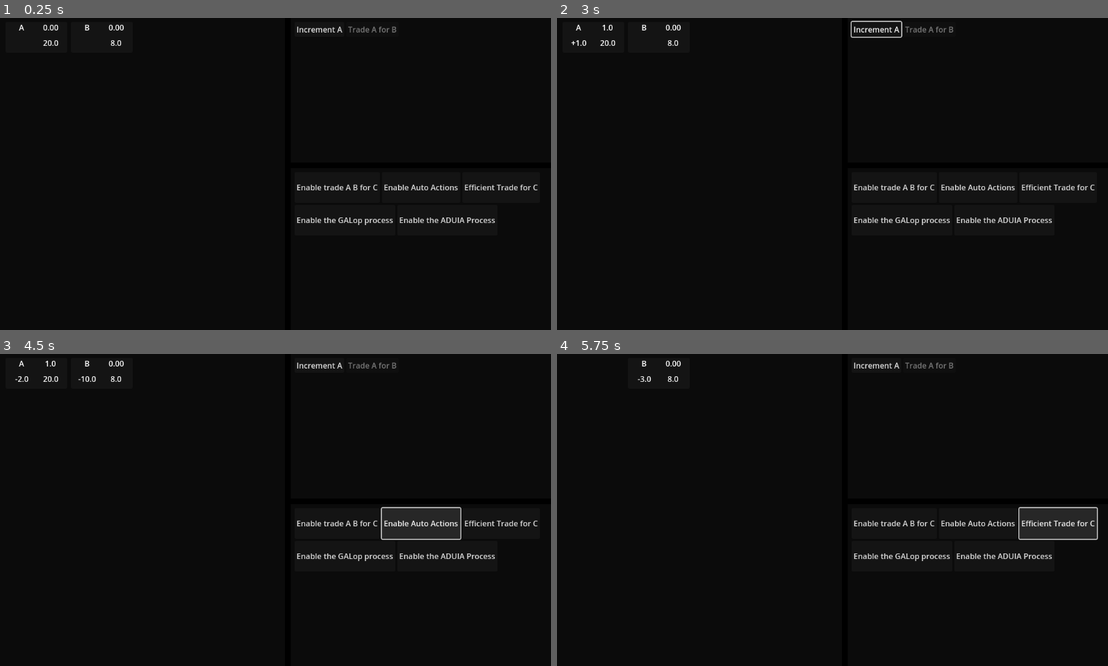
Above: before the commit, frames 1-4 (two rows, left to right).
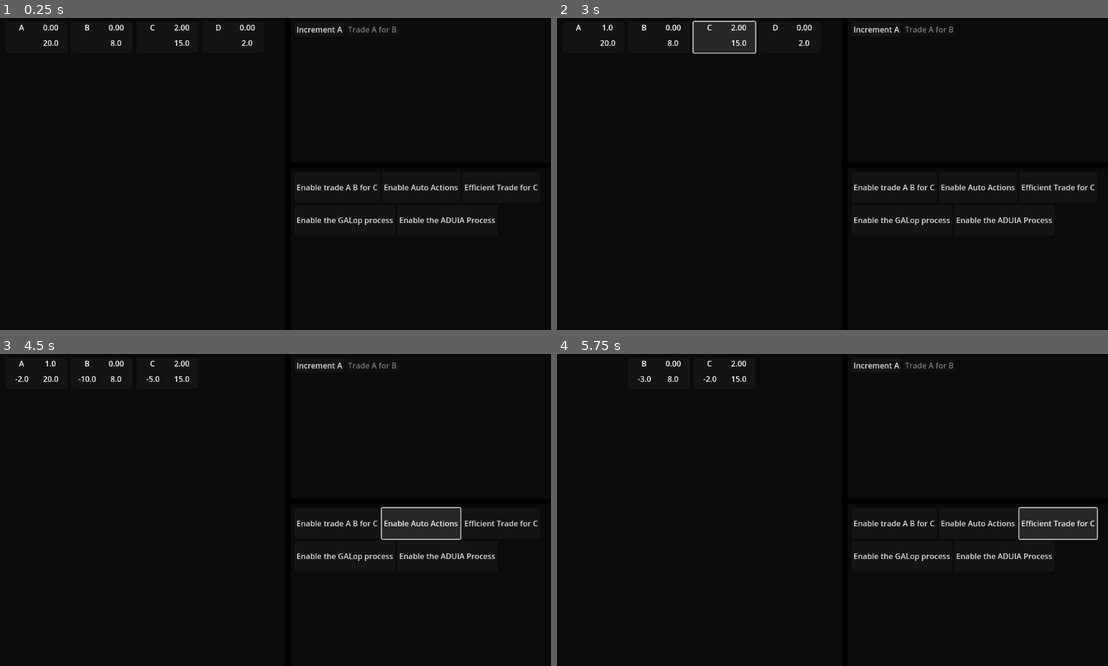
Above: after the commit, the same moments.

Repository: Carth501/The-Big-Grid
Game: Godot game, scene res://scenes/Game.tscn
Same seed, same stepped clock (60 frames per second), same inputs: the game is played once before the commit and once after it.
Inputs (mouse positions are in pixels of both pictures, inside the frame that each line leads up to):
- Up to frame 1 (0.25 s): no input
- Up to frame 2 (3 s): click "[center]A[/center]" at 0.5 s; click "[center]B[/center]" at 1.25 s; click "Increment A" at 2 s; click (722, 36) at 2.75 s, where only the run after the commit has a clickable "[center]C[/center]"
- Up to frame 3 (4.5 s): click "Enable trade A B for C" at 3.5 s; click "Enable Auto Actions" at 4.25 s
- Up to frame 4 (5.75 s): click "Efficient Trade for C" at 5 s

The runs differ from the first frame. In frame 1, 0.1% of the frame differs, in the area x 27-47%, y 2-9%; in frame 2, 1.4%, in the area x 2-63%, y 0-12%; in frame 3, 0.1%; in frame 4, 0.1%.

Commit message:
disable completed developments

Diff:
--- a/project.godot
+++ b/project.godot
@@ -31,3 +31,11 @@
 [editor_plugins]
 
 enabled=PackedStringArray("res://addons/gut/plugin.cfg")
+
+[input]
+
+cancel={
+"deadzone": 0.5,
+"events": [Object(InputEventKey,"resource_local_to_scene":false,"resource_name":"","device":-1,"window_id":0,"alt_pressed":false,"shift_pressed":false,"ctrl_pressed":false,"meta_pressed":false,"pressed":false,"keycode":0,"physical_keycode":4194305,"key_label":0,"unicode":0,"echo":false,"script":null)
+]
+}
--- a/scenes/Game.tscn
+++ b/scenes/Game.tscn
@@ -142,5 +142,4 @@
 
 [connection signal="new_supply" from="Logic/SupplyCollection" to="Display/MiddleSplit/SupplyBackground/SupplyScrollContainer/MarginContainer/HFlowContainer" method="_on_supply_collection_new_supply"]
 [connection signal="new_action" from="Logic/ActionManager" to="Display/MiddleSplit/RightSplit/ActionBackground/ActionScrollContainer/MarginContainer/HFlowContainer" method="build_action_button"]
-[connection signal="complete_development" from="Logic/DevelopmentHandler" to="Display/MiddleSplit/RightSplit/DevBackground/DevScrollContainer/MarginContainer/HFlowContainer" method="disable_dev"]
 [connection signal="update_filter" from="Logic/FilterForeman" to="Display/MiddleSplit/SupplyBackground/SupplyScrollContainer/MarginContainer/HFlowContainer" method="filter"]
--- a/scripts/display/ActionButton.gd
+++ b/scripts/display/ActionButton.gd
@@ -39,5 +39,3 @@
 
 func set_enabled(setting : bool):
 	disabled = !setting
-	if(!setting):
-		release_focus()
--- a/scripts/display/ActionPanel.gd
+++ b/scripts/display/ActionPanel.gd
@@ -7,7 +7,6 @@
 var action_ids := []
 
 func build_action_button(id : String):
-	print(id)
 	if(action_ids.has(id)):
 		push_error(str("action button already exists for ", id))
 		return
--- a/scripts/display/DevButton.gd
+++ b/scripts/display/DevButton.gd
@@ -10,11 +10,17 @@
 func set_id(new_id : String):
 	id = new_id
 
+func connect_to_logic(dev : Development):
+	disabled = dev.completed
+	dev.complete.connect(disable)
+
+func disable():
+	disabled = true
+
 func trigger():
 	attempt.emit(id)
 
 func set_filter():
-	print(str("set_filter ", id))
 	declare_filter.emit(id)
 
 func unset_filter():
--- a/scripts/display/DevelopmentDisplay.gd
+++ b/scripts/display/DevelopmentDisplay.gd
@@ -8,13 +8,15 @@
 func _ready():
 	if(!development_handler.is_node_ready()):
 		await development_handler.ready
-	var dev_options_list = development_handler.get_development_options()
+	var dev_options_list = development_handler.full_development_catalog
 	for option in dev_options_list:
 		var new_dev_button : Dev_Button = dev_button_prefab.instantiate()
 		add_child(new_dev_button)
 		new_dev_button.set_id(option)
 		new_dev_button.text = DevelopmentTranslatorSingle.data[option].label
 		dev_buttons[option] = new_dev_button
+		var dev_logic = development_handler.full_development_catalog[option]
+		new_dev_button.connect_to_logic(dev_logic)
 		new_dev_button.attempt.connect(attempt_development)
 		new_dev_button.declare_filter.connect(set_filter)
 		new_dev_button.end_filter.connect(unset_filter)
@@ -23,9 +25,6 @@
 
 func attempt_development(id : String):
 	development_handler.attempt_development(id)
-
-func disable_dev(id : String):
-	dev_buttons[id].disabled = true
 
 func set_filter(id : String):
 	filter_foreman.set_dev_primary_filter(id)
--- a/scripts/display/SupplyCollectionDisplay.gd
+++ b/scripts/display/SupplyCollectionDisplay.gd
@@ -11,9 +11,7 @@
 	supply_display_catalogue[id] = new_supply_display
 
 func filter(new_filter : Dictionary):
-	print(str("filter ", new_filter))
 	if(new_filter == {}):
-		print("empty filter")
 		for supply_display_id in supply_display_catalogue:
 			var supply_display = supply_display_catalogue[supply_display_id]
 			supply_display.set_active(true)
--- /dev/null
+++ b/scripts/logic/Development.gd
@@ -0,0 +1,41 @@
+class_name Development extends Node
+
+signal update_availability(availability : bool)
+signal complete
+
+var id : String
+var changes : Dictionary
+var available := true
+var completed := false
+var supplies : Dictionary
+var action_unlocks : Array
+
+func setup(new_id : String, supply_collection : Supply_Collection):
+	id = new_id
+	changes = DevelopmentsSingle.data[id].cost
+	if(DevelopmentsSingle.data[id].has("actions")):
+		action_unlocks = DevelopmentsSingle.data[id].actions
+	for supply_id in changes:
+		var supply = supply_collection.get_or_create_supply(supply_id)
+		supplies[supply_id] = supply
+		supply.update_value.connect(process_availability)
+	process_availability()
+
+func process_availability(_value = 1):
+	var new_availability = test_supplies()
+	if(new_availability != available):
+		available = new_availability
+		update_availability.emit(available)
+
+func test_supplies():
+	for supply_id in changes:
+		var change = changes[supply_id]
+		var supply = supplies[supply_id]
+		var test = supply.test_deltas(change.deltas)
+		if(!test):
+			return false
+	return true
+
+func set_complete():
+	complete.emit()
+	completed = true
--- a/scripts/logic/DevelopmentHandler.gd
+++ b/scripts/logic/DevelopmentHandler.gd
@@ -1,28 +1,23 @@
 class_name Development_Handler extends Node
-
-signal complete_development(id : String)
 
 @export var action_manager : Action_Manager
 @export var supply_collection : Supply_Collection
-var previous_developments : Array = []
-var full_development_list : Dictionary
+var full_development_catalog : Dictionary
 
 func _ready():
-	full_development_list = DevelopmentsSingle.data
+	for id in DevelopmentsSingle.data:
+		build_development(id)
 
-func get_development_options() -> Array[String]:
-	var dev_options_list : Array[String] = []
-	for dev in full_development_list:
-		if(!previous_developments.has(dev)):
-			dev_options_list.append(dev)
-	return dev_options_list
+func build_development(id : String):
+	var development = Development.new()
+	development.setup(id, supply_collection)
+	full_development_catalog[id] = development
 
 func attempt_development(id : String):
-	var candidate = DevelopmentsSingle.data[id]
-	var success = supply_collection.attempt_purchase(candidate.cost)
+	var candidate : Development = full_development_catalog[id]
+	var success = supply_collection.attempt_purchase(candidate.changes)
 	if(success):
-		complete_development.emit(id)
-		previous_developments.append(id)
-		if(candidate.has("actions")):
-			for action_id in candidate.actions:
+		candidate.set_complete()
+		if(candidate.action_unlocks != null):
+			for action_id in candidate.action_unlocks:
 				action_manager.create_action(action_id)
--- a/scripts/logic/SupplyCollection.gd
+++ b/scripts/logic/SupplyCollection.gd
@@ -14,11 +14,12 @@
 	return supplies[id]
 
 func add_supply(id: String):
-	var supply := Supply.new()
-	add_child(supply)
-	supplies[id] = supply
-	supply.set_id(id)
-	new_supply.emit(id)
+	if(!supplies.has(id)):
+		var supply := Supply.new()
+		add_child(supply)
+		supplies[id] = supply
+		supply.set_id(id)
+		new_supply.emit(id)
 
 func apply_changes(id: String):
 	if(!test_action_changes(id)):
